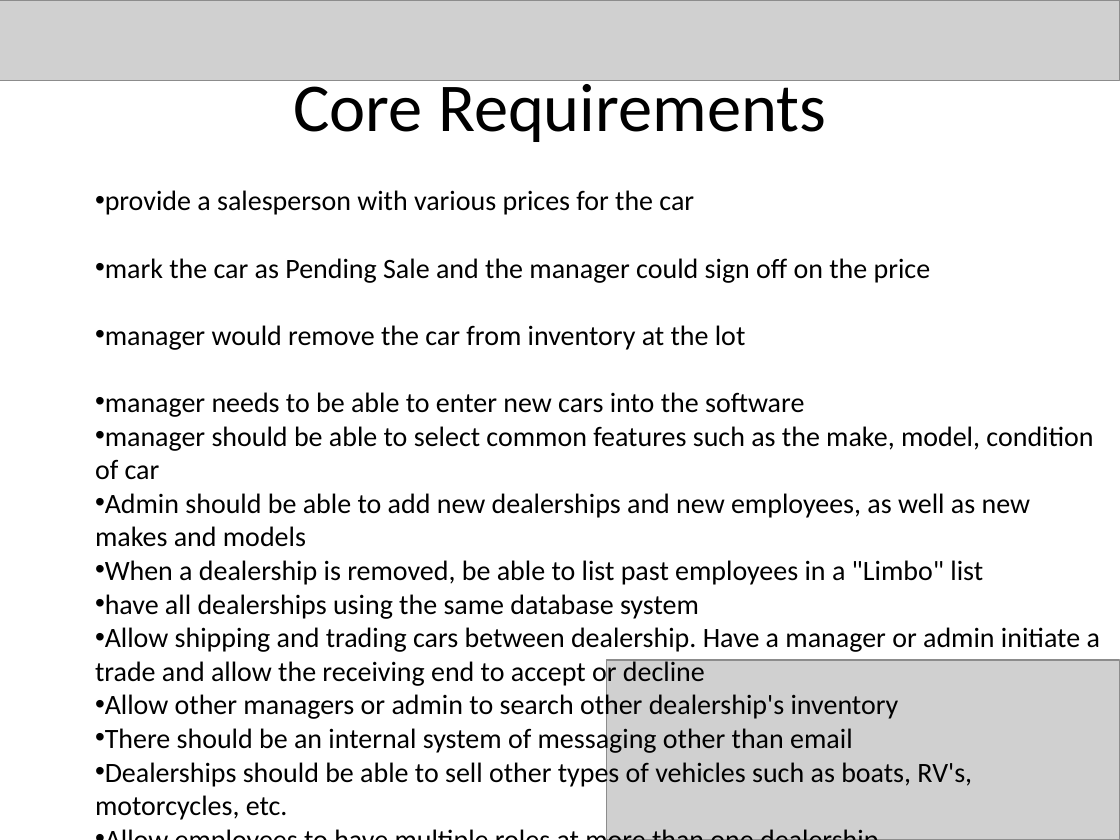
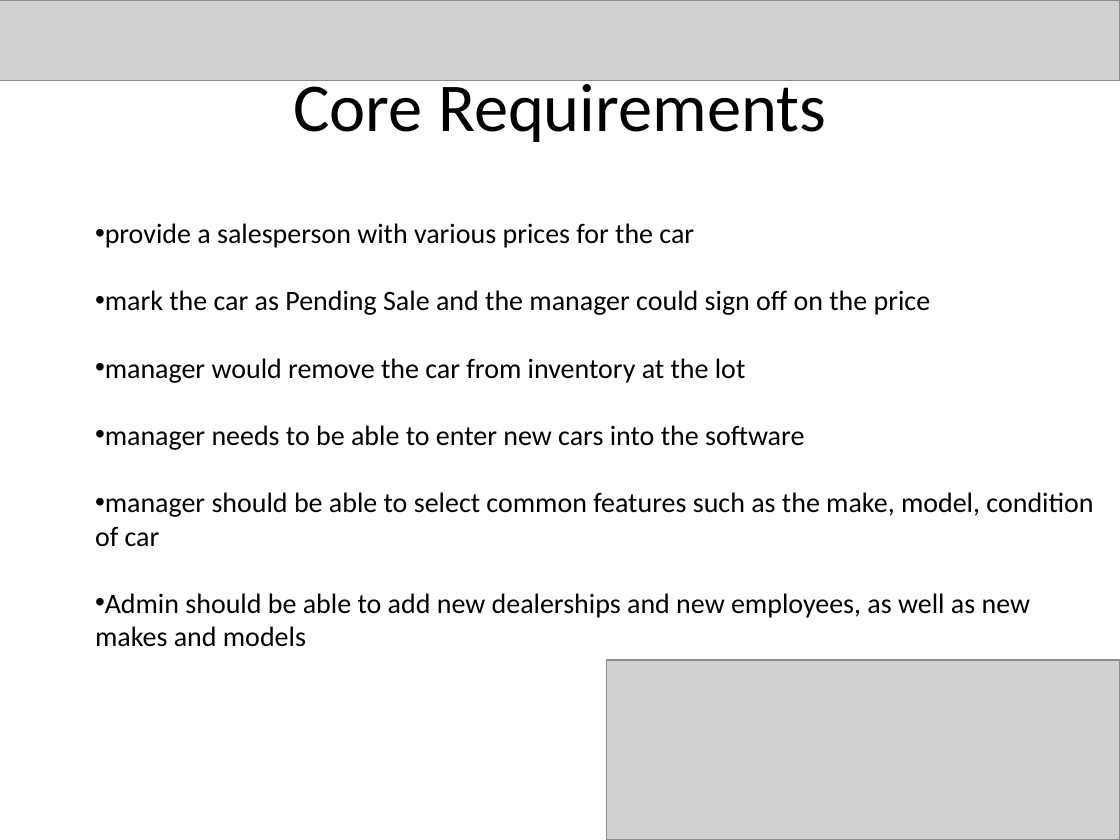
Before and after one commit to bjarratt/csce431-team1, a slide deck: slide 4 of FinalPres.pptx. Drawn at 1120x840 pixels with LibreOffice and Linux fonts; fonts in the diff are those of the drawing; grey boxes stand for pictures. Boxes give left, top, right and bottom in pixels: in the first picture for what was removed or moved away, otherwise in the second. Text is boxed around its words. In the diff, an @@ line names an element or a change of style, - is before the commit and + after.

```diff
--- a/FinalPres.pptx
+++ b/FinalPres.pptx
@@ text "provide a salesperson with various ..." moved from (x1=95, y1=190, x2=1100, y2=820) to (x1=95, y1=223, x2=1093, y2=647) @@
@@ text at (x1=95, y1=560, x2=1100, y2=820): paragraphs removed @@
-• When a dealership is removed, be able to list past employees in a "Limbo" list
-• have all dealerships using the same database system
-• Allow shipping and trading cars between dealership. Have a manager or admin initiate a trade and allow the receiving end to accept or decline
-• Allow other managers or admin to search other dealership's inventory
-• There should be an internal system of messaging other than email
-• Dealerships should be able to sell other types of vehicles such as boats, RV's, motorcycles, etc.
-• Allow employees to have multiple roles at more than one dealership
```
Also in this commit, not shown: 2 other slides changed, 2 slides added, 1 slide removed.
